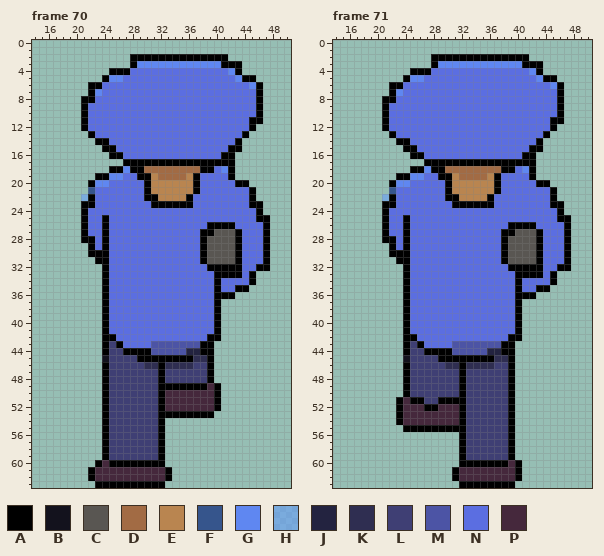
File history of a pixel-art file, demo3/aseprite/triangles.aseprite. The picture above was drawn from the file before the commit.
64x64 pixels, 77 frames. Colours within 5 levels of each other are drawn and written as one. Shown: frame 70: x 14..50, y 0..63; frame 71: x 14..50, y 0..63. The commit also changed other frames, which this record leaves out.
Visible layers, top first: "Layer 2" opacity 55%, "Layer 5", "Layer 1", "Layer 4", "Layer 3" opacity 52%.
Palette (. is transparent): A #000000  B #13121d  C #595652  D #a26b44  E #b98550  F #36558c  G #5f87f1  H #639bff8c  J #232340  K #2f2e51  L #3f3f74  M #4c54a5  N #5b6ee1  P #45283c
Pixels before, frame 70, first column x 21:
 2 .......AAAAAAAAAAAAAA......
 3 .......AGGGGGGGGGGGGAAA....
 4 ....AAANNNNNNNNNNNNNNGA....
 5 ...AGGNNNNNNNNNNNNNNNNGAA..
 6 .AANNNNNNNNNNNNNNNNNNNNNGA.
 7 .AGNNNNNNNNNNNNNNNNNNNNNNA.
 8 AANNNNNNNNNNNNNNNNNNNNNNNA.
 9 ANNNNNNNNNNNNNNNNNNNNNNNNA.
10 ANNNNNNNNNNNNNNNNNNNNNNNNA.
11 ANNNNNNNNNNNNNNNNNNNNNNNAA.
12 ANNNNNNNNNNNNNNNNNNNNNNNA..
13 .ANNNNNNNNNNNNNNNNNNNNNA...
14 ..AANNNNNNNNNNNNNNNNNNA....
15 ...AANNNNNNNNNNNNNNNNAA....
16 ....AANNNNNNNNNNNNNNAA.....
17 ......AAAAAAAAAAAAAAAA.....
18 ....AAGAADDDDDDDDAANGA.....
19 ..AAGGNNAAEDDDDEANNNNA.....
20 .AGGNNNNNAEEEEEEANNNNNAA...
21 .FNNNNNNNAEEEEEEANNNNNNNA..
22 HANNNNNNNAAEEEEANNNNNNNNA..
23 AANNNNNNNNAAAAAANNNNNNNNAA.
24 ANNNNNNNNNNNNNNNNNNNNNNNNA.
25 ANNANNNNNNNNNNNNNNNNNNNNNAA
26 ANNANNNNNNNNNNNNNNAAAANNNNA
27 ANNANNNNNNNNNNNNNAACCCANNNA
28 AANANNNNNNNNNNNNNACCCCANNNA
29 .ANANNNNNNNNNNNNNACCCCANNNA
30 .AAANNNNNNNNNNNNNACCCCANNNA
31 ..AANNNNNNNNNNNNNACCCCANNNA
32 ...ANNNNNNNNNNNNNNAAAAANNAA
33 ...ANNNNNNNNNNNNNNNAAAANA..
34 ...ANNNNNNNNNNNNNNNANNNNA..
35 ...ANNNNNNNNNNNNNNNANNAA...
36 ...ANNNNNNNNNNNNNNNAAA.....
37 ...ANNNNNNNNNNNNNNNA.......
38 ...ANNNNNNNNNNNNNNNA.......
39 ...ANNNNNNNNNNNNNNNA.......
40 ...ANNNNNNNNNNNNNNNA.......
41 ...ANNNNNNNNNNNNNNNA.......
42 ...AANNNNNNNNNNNNNAA.......
43 ...ALANNNNMMMMMMMAA........
44 ...ALLAAAAMMMMMJJAA........
45 ...BLLLLAAAAAAAAKKA........
46 ...ALLLLLKKAKKKKLLA........
47 ...ALLLLLLLALLLLLLA........
48 ...ALLLLLLLALLLLLLA........
49 ...ALLLLLLLAAAAAAAPA.......
50 ...ALLLLLLLAPPPPPPPA.......
51 ...ALLLLLLLAPPPPPPPA.......
52 ...ALLLLLLLAPPPPPPPA.......
53 ...ALLLLLLLAAAAAAAA........
54 ...ALLLLLLLA...............
55 ...ALLLLLLLA...............
56 ...ALLLLLLLA...............
57 ...ALLLLLLLA...............
58 ...ALLLLLLLA...............
59 ...ALLLLLLLA...............
60 ..APAAAAAAAA...............
61 .APPPPPPPPPPA..............
62 .APPPPPPPPPPA..............
63 ..AAAAAAAAAA...............
Pixels before, frame 71, first column x 21:
 2 .......AAAAAAAAAAAAAA......
 3 .......AGGGGGGGGGGGGAAA....
 4 ....AAANNNNNNNNNNNNNNGA....
 5 ...AGGNNNNNNNNNNNNNNNNGAA..
 6 .AANNNNNNNNNNNNNNNNNNNNNGA.
 7 .AGNNNNNNNNNNNNNNNNNNNNNNA.
 8 AANNNNNNNNNNNNNNNNNNNNNNNA.
 9 ANNNNNNNNNNNNNNNNNNNNNNNNA.
10 ANNNNNNNNNNNNNNNNNNNNNNNNA.
11 ANNNNNNNNNNNNNNNNNNNNNNNAA.
12 ANNNNNNNNNNNNNNNNNNNNNNNA..
13 .ANNNNNNNNNNNNNNNNNNNNNA...
14 ..AANNNNNNNNNNNNNNNNNNA....
15 ...AANNNNNNNNNNNNNNNNAA....
16 ....AANNNNNNNNNNNNNNAA.....
17 ......AAAAAAAAAAAAAAAA.....
18 ....AAGAADDDDDDDDAANGA.....
19 ..AAGGNNAAEDDDDEANNNNA.....
20 .AGGNNNNNAEEEEEEANNNNNAA...
21 .FNNNNNNNAEEEEEEANNNNNNNA..
22 HANNNNNNNAAEEEEANNNNNNNNA..
23 AANNNNNNNNAAAAAANNNNNNNNAA.
24 ANNNNNNNNNNNNNNNNNNNNNNNNA.
25 ANNANNNNNNNNNNNNNNNNNNNNNAA
26 ANNANNNNNNNNNNNNNNAAAANNNNA
27 ANNANNNNNNNNNNNNNAACCCANNNA
28 AANANNNNNNNNNNNNNACCCCANNNA
29 .ANANNNNNNNNNNNNNACCCCANNNA
30 .AAANNNNNNNNNNNNNACCCCANNNA
31 ..AANNNNNNNNNNNNNACCCCANNNA
32 ...ANNNNNNNNNNNNNNAAAAANNAA
33 ...ANNNNNNNNNNNNNNNAAAANA..
34 ...ANNNNNNNNNNNNNNNANNNNA..
35 ...ANNNNNNNNNNNNNNNANNAA...
36 ...ANNNNNNNNNNNNNNNAAA.....
37 ...ANNNNNNNNNNNNNNNA.......
38 ...ANNNNNNNNNNNNNNNA.......
39 ...ANNNNNNNNNNNNNNNA.......
40 ...ANNNNNNNNNNNNNNNA.......
41 ...ANNNNNNNNNNNNNNNA.......
42 ...AANNNNNNNNNNNNNAA.......
43 ...ALANNNNMMMMMMMAA........
44 ...ALLAAAAMMMMMJJAA........
45 ...BLLLLAAAAAAAAKKA........
46 ...ALLLLLKKAKKKKLLA........
47 ...ALLLLLLLALLLLLLA........
48 ...ALLLLLLLALLLLLLA........
49 ...ALLLLLLLALLLLLLA........
50 ...ALLLLLLLALLLLLLA........
51 ..APAALLAAAALLLLLLA........
52 ..APPPAAPPPALLLLLLA........
53 ..APPPPPPPPALLLLLLA........
54 ..APPPPPPPPALLLLLLA........
55 ...AAAAAAAAALLLLLLA........
56 ...........ALLLLLLA........
57 ...........ALLLLLLA........
58 ...........ALLLLLLA........
59 ...........ALLLLLLA........
60 ...........AAAAAAAPA.......
61 ..........APPPPPPPPA.......
62 ..........APPPPPPPPA.......
63 ...........AAAAAAAA........
Once edited:
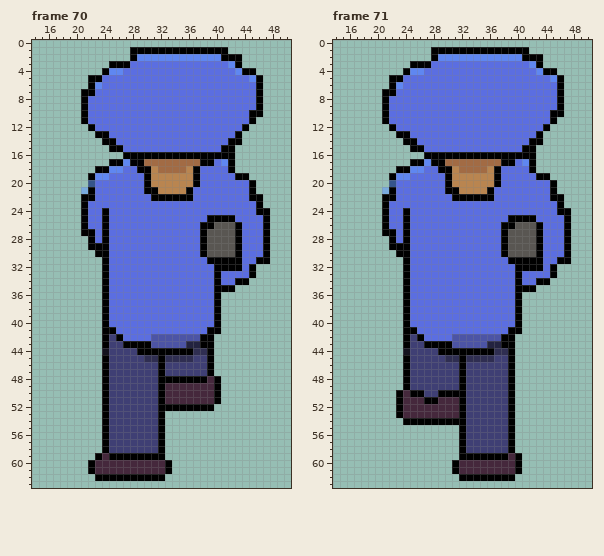
Change:
Frame 70, layers "Layer 2", "Layer 1", "Layer 4":
y 1: x 28..41 .............. -> AAAAAAAAAAAAAA
y 2: x 29..40 AAAAAAAAAAAA -> GGGGGGGGGGGG; x 42..43 .. -> AA
y 3: x 25..42 ...AGGGGGGGGGGGGAA -> AAANNNNNNNNNNNNNNG
y 4: x 24..27 .AAA -> AGGN; x 42..45 GA.. -> NGAA
y 5: x 22..26 ..AGG -> AANNN; x 43..46 GAA. -> NNGA
y 6: x 23 A -> G; x 45 G -> N
y 7: x 21 . -> A; x 23 G -> N
y 8: x 22 A -> N
y 10: x 45 N -> A
y 11: x 46 A -> .
y 12: x 21..22 AN -> .A; x 44..45 NA -> A.
y 13: x 22..24 ANN -> .AA; x 43..44 NA -> A.
y 14: x 23 A -> .; x 25 N -> A; x 42 N -> A
y 15: x 24 A -> .; x 26 N -> A; x 41 N -> A; x 43 A -> .
y 16: x 25..40 AANNNNNNNNNNNNNN -> ..AAAAAAAAAAAAAA
y 17: x 25..27 ..A -> AAG; x 30..37 AAAAAAAA -> DDDDDDDD; x 40..41 AA -> NG
y 18: x 23..28 ..AAGA -> AAGGNN; x 30..31 DD -> AE; x 36..39 DDAA -> EANN; x 41 G -> N
y 19: x 22..26 .AAGG -> AGGNN; x 29 A -> N; x 32..35 DDDD -> EEEE; x 42..44 A.. -> NAA
y 20: x 22..24 AGG -> FNN; x 43..45 AA. -> NNA
y 21: x 21..22 .F -> HA; x 31 E -> A; x 36..37 EA -> AN
y 22: x 21 H -> A; x 30 A -> N; x 32..35 EEEE -> AAAA; x 46 . -> A
y 23: x 22 A -> N; x 31..36 AAAAAA -> NNNNNN; x 45 A -> N
y 24: x 24 N -> A; x 47 . -> A
y 25: x 39..42 NNNN -> AAAA; x 46 A -> N
y 26: x 38 N -> A; x 40..43 AAAN -> CCCA
y 27: x 22 N -> A; x 39 A -> C
y 28: x 21 A -> .
y 29: x 23 N -> A
y 30: x 22 A -> .
y 31: x 23 A -> .; x 38..42 ACCCC -> NAAAA; x 46 N -> A
y 32: x 39 A -> N; x 45..47 NAA -> A..
y 33: x 41..43 AAA -> NNN
y 34: x 43..45 NNA -> AA.
y 35: x 41..44 NNAA -> AA..
y 36: x 41..42 AA -> ..
y 41: x 25 N -> A; x 39 N -> A
y 42: x 25..26 AN -> LA; x 31..38 NNNNNNNN -> MMMMMMMA; x 40 A -> .
y 43: x 26..30 ANNNN -> LAAAA; x 36..37 MM -> JJ
y 44: x 24 A -> B; x 27..28 AA -> LL; x 31..38 MMMMMJJA -> AAAAAAKK
y 45: x 24 B -> A; x 29..31 AAA -> LKK; x 33..38 AAAAKK -> KKKKLL
y 46: x 30..31 KK -> LL; x 33..36 KKKK -> LLLL
y 48: x 33..40 LLLLLLA. -> AAAAAAPA
y 49: x 33..38 AAAAAA -> PPPPPP
y 52: x 33..40 PPPPPPPA -> AAAAAAA.
y 53: x 33..39 AAAAAAA -> .......
y 59: x 23..31 .ALLLLLLL -> APAAAAAAA
y 60: x 22..23 .A -> AP; x 25..33 AAAAAAAA. -> PPPPPPPPA
y 62: x 22..33 APPPPPPPPPPA -> .AAAAAAAAAA.
y 63: x 23..32 AAAAAAAAAA -> ..........
Frame 71, layers "Layer 2", "Layer 1", "Layer 4":
y 1: x 28..41 .............. -> AAAAAAAAAAAAAA
y 2: x 29..40 AAAAAAAAAAAA -> GGGGGGGGGGGG; x 42..43 .. -> AA
y 3: x 25..42 ...AGGGGGGGGGGGGAA -> AAANNNNNNNNNNNNNNG
y 4: x 24..27 .AAA -> AGGN; x 42..45 GA.. -> NGAA
y 5: x 22..26 ..AGG -> AANNN; x 43..46 GAA. -> NNGA
y 6: x 23 A -> G; x 45 G -> N
y 7: x 21 . -> A; x 23 G -> N
y 8: x 22 A -> N
y 10: x 45 N -> A
y 11: x 46 A -> .
y 12: x 21..22 AN -> .A; x 44..45 NA -> A.
y 13: x 22..24 ANN -> .AA; x 43..44 NA -> A.
y 14: x 23 A -> .; x 25 N -> A; x 42 N -> A
y 15: x 24 A -> .; x 26 N -> A; x 41 N -> A; x 43 A -> .
y 16: x 25..40 AANNNNNNNNNNNNNN -> ..AAAAAAAAAAAAAA
y 17: x 25..27 ..A -> AAG; x 30..37 AAAAAAAA -> DDDDDDDD; x 40..41 AA -> NG
y 18: x 23..28 ..AAGA -> AAGGNN; x 30..31 DD -> AE; x 36..39 DDAA -> EANN; x 41 G -> N
y 19: x 22..26 .AAGG -> AGGNN; x 29 A -> N; x 32..35 DDDD -> EEEE; x 42..44 A.. -> NAA
y 20: x 22..24 AGG -> FNN; x 43..45 AA. -> NNA
y 21: x 21..22 .F -> HA; x 31 E -> A; x 36..37 EA -> AN
y 22: x 21 H -> A; x 30 A -> N; x 32..35 EEEE -> AAAA; x 46 . -> A
y 23: x 22 A -> N; x 31..36 AAAAAA -> NNNNNN; x 45 A -> N
y 24: x 24 N -> A; x 47 . -> A
y 25: x 39..42 NNNN -> AAAA; x 46 A -> N
y 26: x 38 N -> A; x 40..43 AAAN -> CCCA
y 27: x 22 N -> A; x 39 A -> C
y 28: x 21 A -> .
y 29: x 23 N -> A
y 30: x 22 A -> .
y 31: x 23 A -> .; x 38..42 ACCCC -> NAAAA; x 46 N -> A
y 32: x 39 A -> N; x 45..47 NAA -> A..
y 33: x 41..43 AAA -> NNN
y 34: x 43..45 NNA -> AA.
y 35: x 41..44 NNAA -> AA..
y 36: x 41..42 AA -> ..
y 41: x 25 N -> A; x 39 N -> A
y 42: x 25..26 AN -> LA; x 31..38 NNNNNNNN -> MMMMMMMA; x 40 A -> .
y 43: x 26..30 ANNNN -> LAAAA; x 36..37 MM -> JJ
y 44: x 24 A -> B; x 27..28 AA -> LL; x 31..38 MMMMMJJA -> AAAAAAKK
y 45: x 24 B -> A; x 29..31 AAA -> LKK; x 33..38 AAAAKK -> KKKKLL
y 46: x 30..31 KK -> LL; x 33..36 KKKK -> LLLL
y 50: x 23..26 .ALL -> APAA; x 29..31 LLL -> AAA
y 51: x 25..31 AALLAAA -> PPAAPPP
y 52: x 27..28 AA -> PP
y 54: x 23..31 APPPPPPPP -> .AAAAAAAA
y 55: x 24..31 AAAAAAAA -> ........
y 59: x 33..40 LLLLLLA. -> AAAAAAPA
y 60: x 31..38 .AAAAAAA -> APPPPPPP
y 62: x 31..40 APPPPPPPPA -> .AAAAAAAA.
y 63: x 32..39 AAAAAAAA -> ........
Changed places in both pictures, as pixel boxes (x1, y1, x2, y2):
changed: (81, 47, 270, 418)
changed: (88, 453, 172, 488)
changed: (382, 47, 571, 488)
